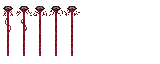
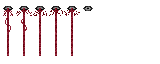
The second w=160, h=64 image is a revision of the first. Changes to its layers:
added layer "Calque 6" above "Calque 5" over [83, 6, 93, 11]
